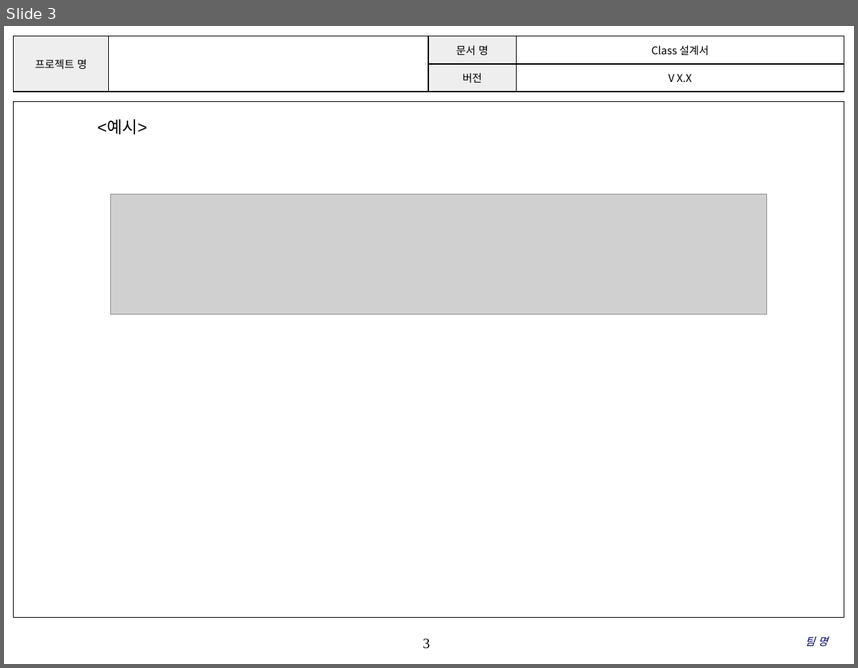
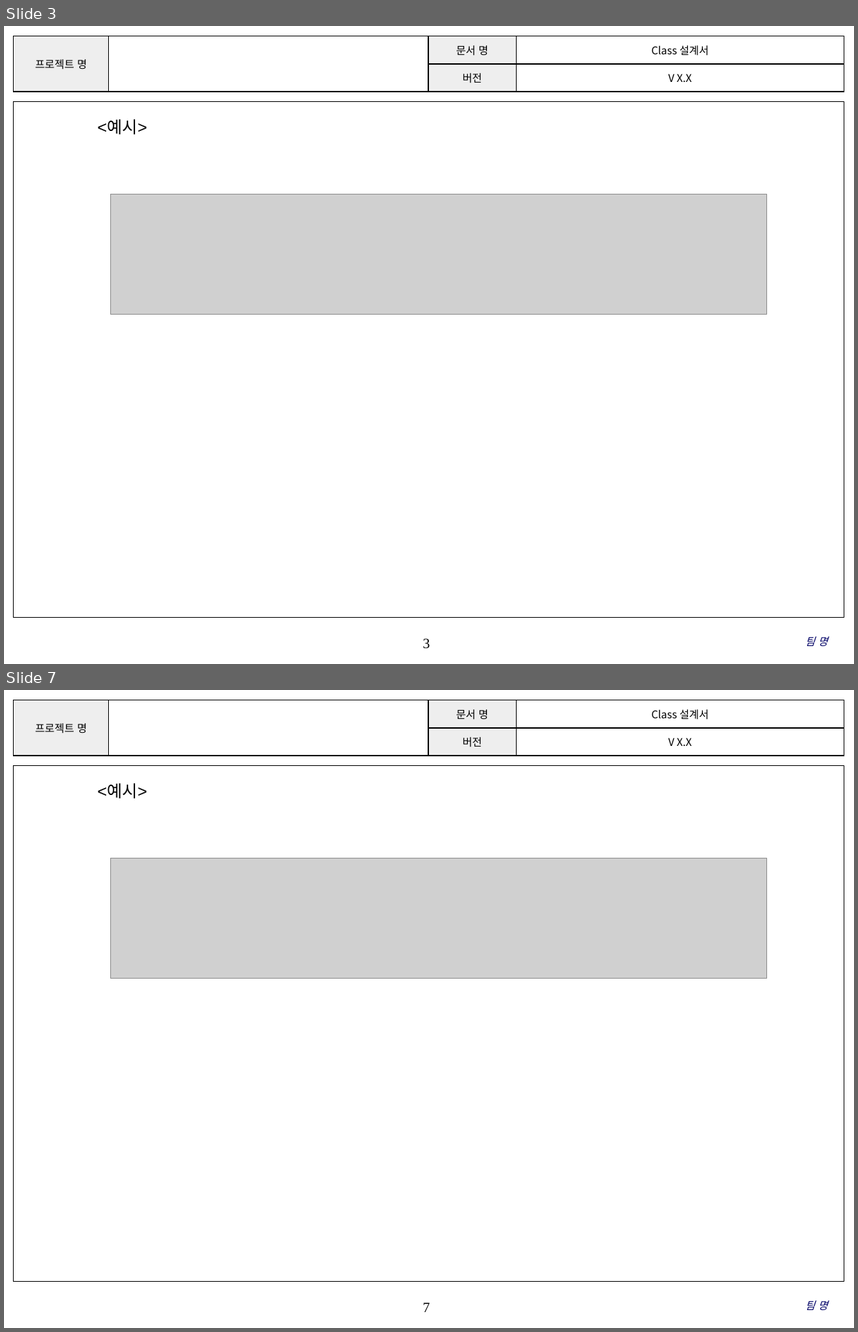
Before and after one commit to choign3123/SE_7, a slide deck: 클래스_다이어그램/Class Design.pptx. Shown one above the other, each under a label of ours: slide 3 before the commit, slides 3 and 7 after it; the slides between them are not shown. The pictures are 858x668 and 858x1332 pixels, drawn with LibreOffice and Linux fonts; fonts in the diff are those of the drawing; grey boxes stand for pictures; background and template pictures are left out. Boxes give left, top, right and bottom in pixels: in the first picture for what was removed or moved away, otherwise in the second. Text is boxed around its words. In the diff, an @@ line names an element or a change of style, - is before the commit and + after.

```diff
--- a/클래스_다이어그램/Class Design.pptx
+++ b/클래스_다이어그램/Class Design.pptx
@@ slide 7 added at <box>4,690,854,1328</box>, background #FFFFFF; not listed: 3 template elements that a slide beside it also shows @@
@@ text added at <box>97,784,147,798</box>, 14 pt, text #000000 @@
+<예시>
@@ picture added at <box>110,858,766,978</box> @@
@@ text added at <box>805,1301,828,1310</box>, 9 pt, text #000066, italic @@
+팀 명
```
Also in this commit, not shown: 2 slides changed, 3 other slides added.
